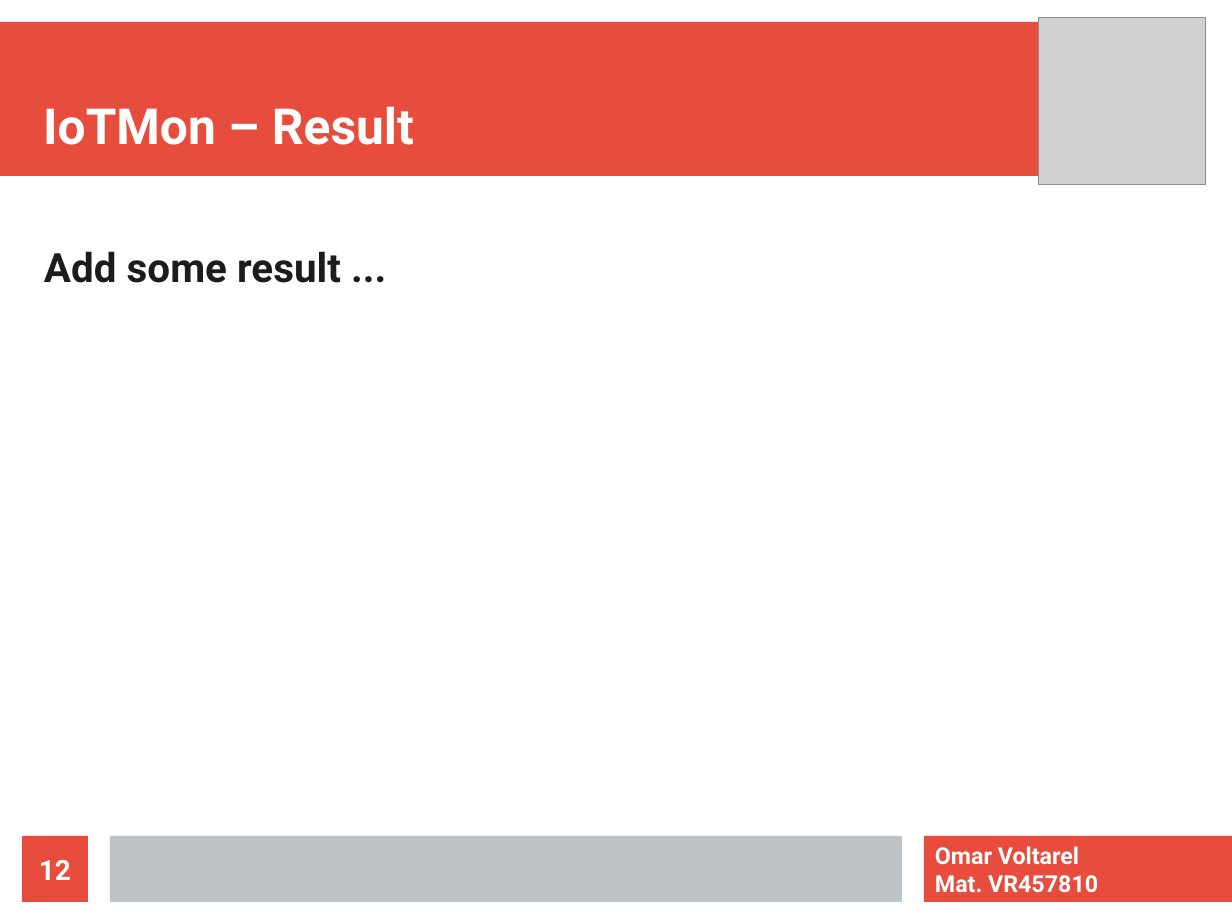
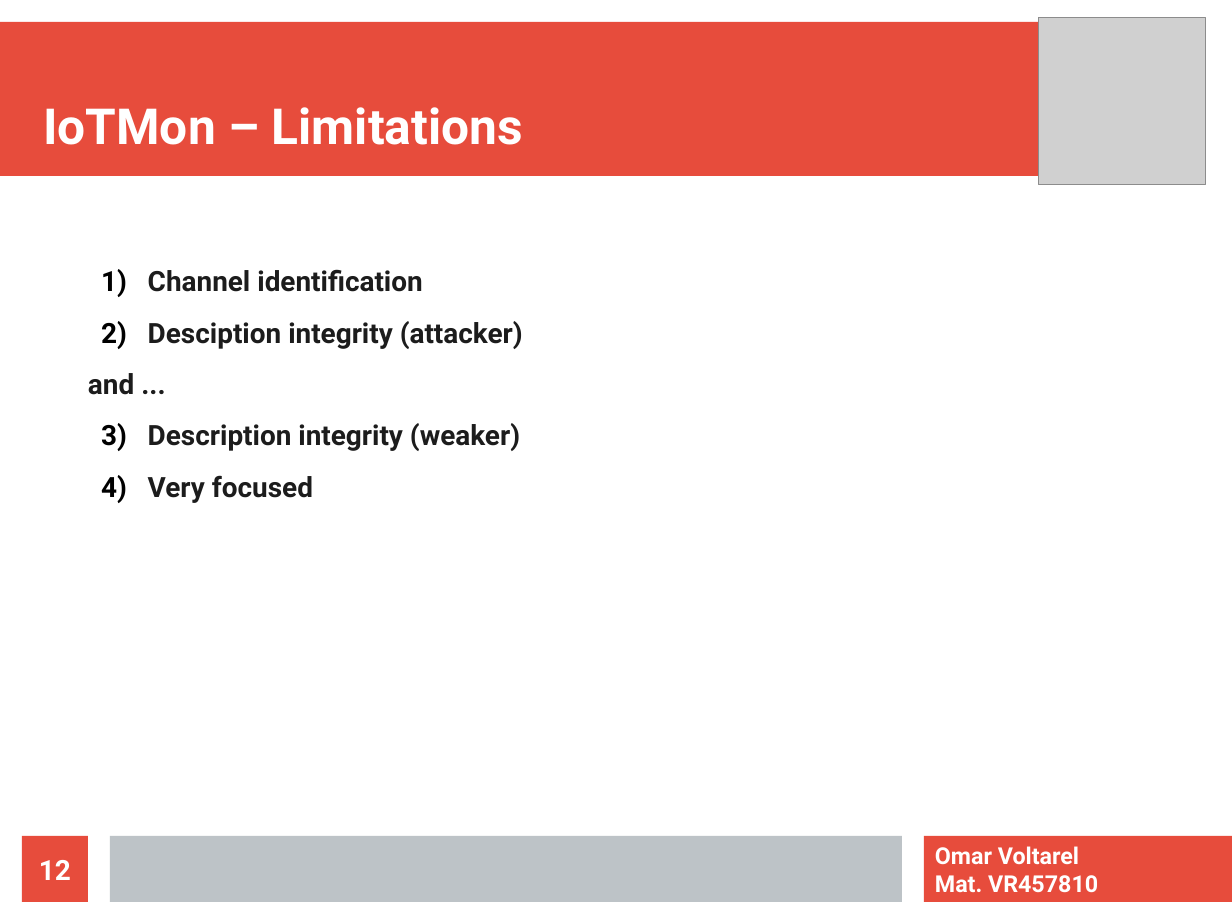
Before and after one commit to vomar18/CCS18_IoTMon_Voltarel, a slide deck: slide 12 of presentazione_IoT_pcontrol.odp. Drawn at 1232x924 pixels with LibreOffice and Linux fonts; fonts in the diff are those of the drawing; grey boxes stand for pictures. Boxes give left, top, right and bottom in pixels: in the first picture for what was removed or moved away, otherwise in the second. Text is boxed around its words. In the diff, an @@ line names an element or a change of style, - is before the commit and + after.

```diff
--- a/presentazione_IoT_pcontrol.odp
+++ b/presentazione_IoT_pcontrol.odp
@@ title at (x1=43, y1=107, x2=523, y2=145): text changed @@
-IoTMon – Result
+IoTMon – Limitations
@@ text removed at (x1=44, y1=251, x2=341, y2=283) @@
-Add some result ...
@@ text added at (x1=88, y1=269, x2=523, y2=503), 18 pt, text #1C1C1C, bold @@
+1) Channel identification
+2) Desciption integrity (attacker)
+and ...
+1) Description integrity (weaker)
+2) Very focused
```
Also in this commit, not shown: 4 other slides changed, 1 slide added.
